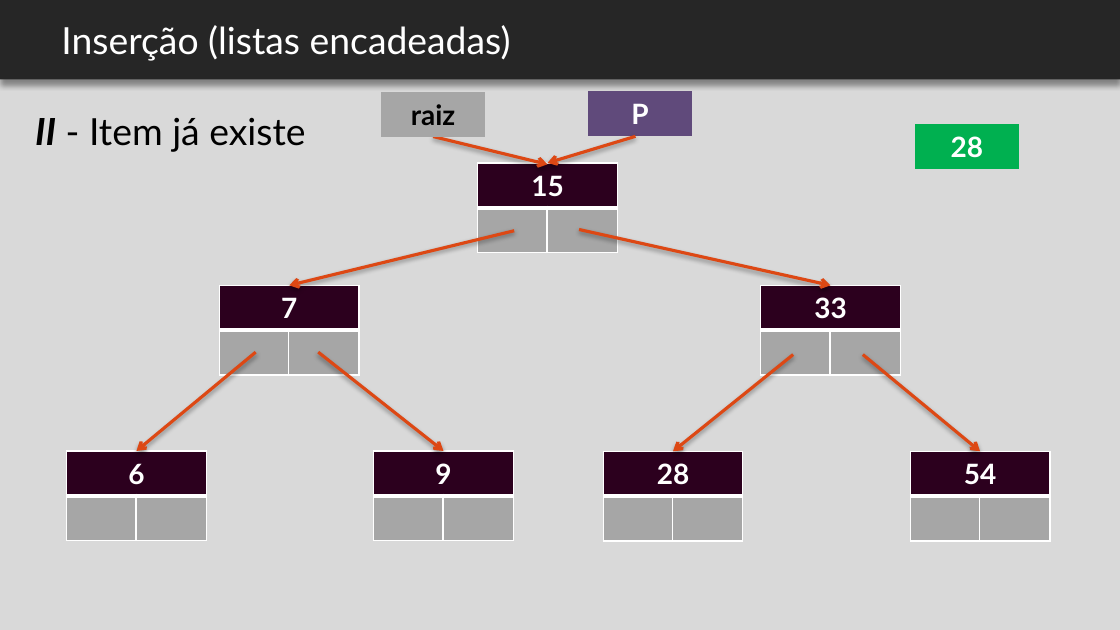
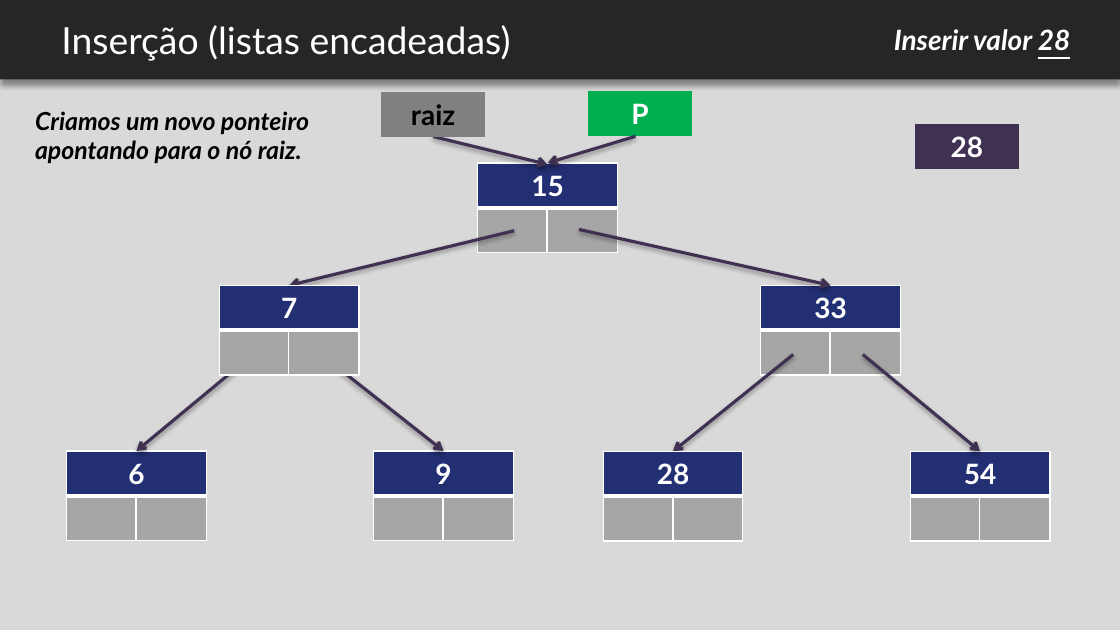
Before and after one commit to felipemarc/AED1_2016-2, a slide deck: slide 26 of ap_arvores/AED - arvores.pptx (slide 24 before the commit). Drawn at 1120x630 pixels with LibreOffice and Linux fonts; fonts in the diff are those of the drawing; background and template pictures are left out. Boxes give left, top, right and bottom in pixels: in the first picture for what was removed or moved away, otherwise in the second. Text is boxed around its words. In the diff, an @@ line names an element or a change of style, - is before the commit and + after.

```diff
--- a/ap_arvores/AED - arvores.pptx
+++ b/ap_arvores/AED - arvores.pptx
@@ text added at box(894, 29, 1070, 51), 18 pt, text #FFFFFF, bold, italic @@
+Inserir valor 28
@@ text removed at box(35, 118, 305, 152) @@
-II - Item já existe
@@ text added at box(35, 111, 309, 163), 16 pt, text #000000, bold, italic @@
+Criamos um novo ponteiro
+apontando para o nó raiz.
@@ table at box(381, 92, 485, 137) @@
@@ fill #A6A6A6 to #808080 in row 1, column 1 @@
@@ table at box(588, 92, 692, 137) @@
@@ fill #604A7B to #00B050 in row 1, column 1 @@
@@ arrow (433, 137) - (548, 165): stroke #DD4814 2 pt to #403152 2 pt @@
@@ arrow (635, 137) - (548, 162): stroke #DD4814 2 pt to #403152 2 pt @@
@@ table at box(915, 124, 1019, 169) @@
@@ fill #00B050 to #403152 in row 1, column 1 @@
@@ table at box(478, 162, 618, 252) @@
@@ fill #2C001E to #232F73 in row 1, column 1 @@
@@ arrow (514, 231) - (289, 286): stroke #DD4814 2 pt to #403152 2 pt @@
@@ arrow (579, 230) - (831, 286): stroke #DD4814 2 pt to #403152 2 pt @@
@@ table at box(220, 286, 360, 375) @@
@@ fill #2C001E to #232F73 in row 1, column 1 @@
@@ table at box(760, 286, 900, 375) @@
@@ fill #2C001E to #232F73 in row 1, column 1 @@
@@ arrow (255, 352) - (137, 451): stroke #DD4814 2 pt to #403152 2 pt @@
@@ arrow (318, 352) - (444, 451): stroke #DD4814 2 pt to #403152 2 pt @@
@@ arrow (793, 355) - (673, 451): stroke #DD4814 2 pt to #403152 2 pt @@
@@ arrow (862, 355) - (980, 451): stroke #DD4814 2 pt to #403152 2 pt @@
@@ table at box(67, 451, 207, 541) @@
@@ fill #2C001E to #232F73 in row 1, column 1 @@
@@ table at box(374, 451, 514, 541) @@
@@ fill #2C001E to #232F73 in row 1, column 1 @@
@@ table at box(604, 451, 744, 541) @@
+column 3:  | 
@@ table at box(911, 451, 1051, 541) @@
@@ fill #2C001E to #232F73 in row 1, column 1 @@
```
Also in this commit, not shown: 10 other slides changed, 4 slides added, 1 other file.
